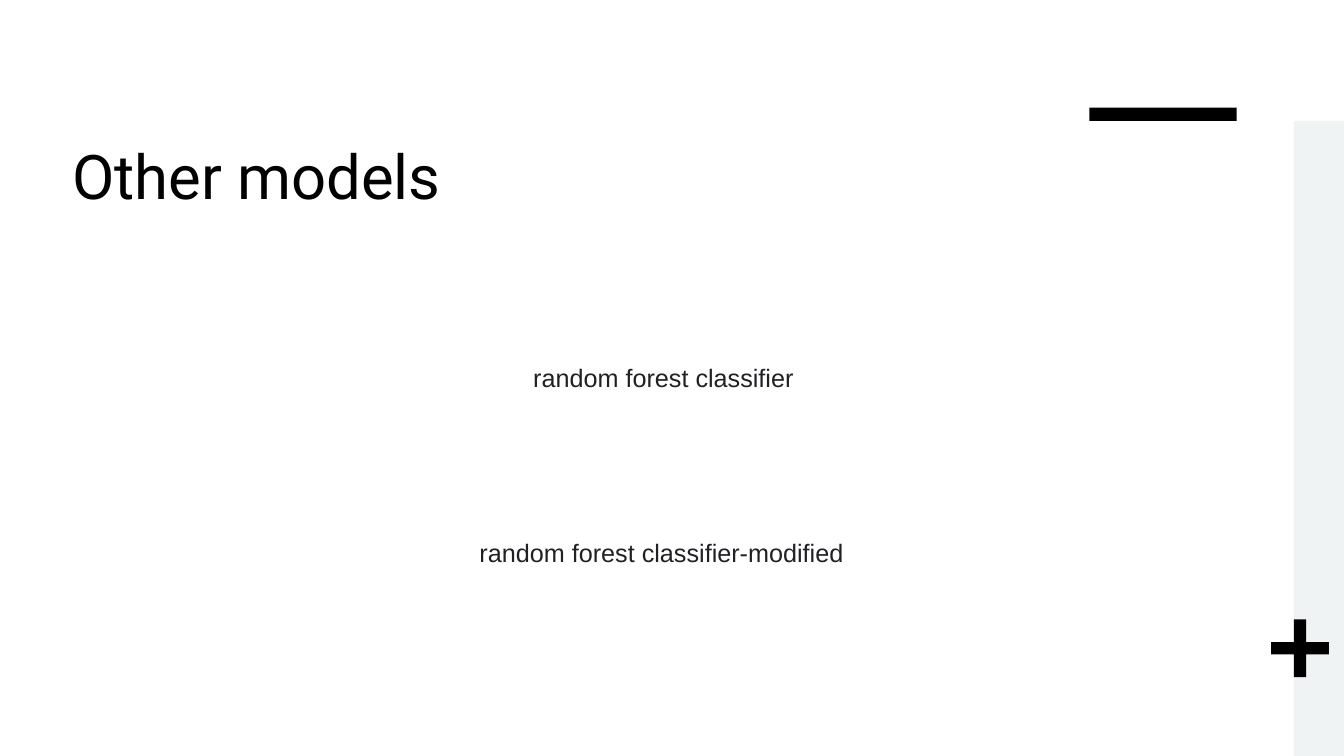
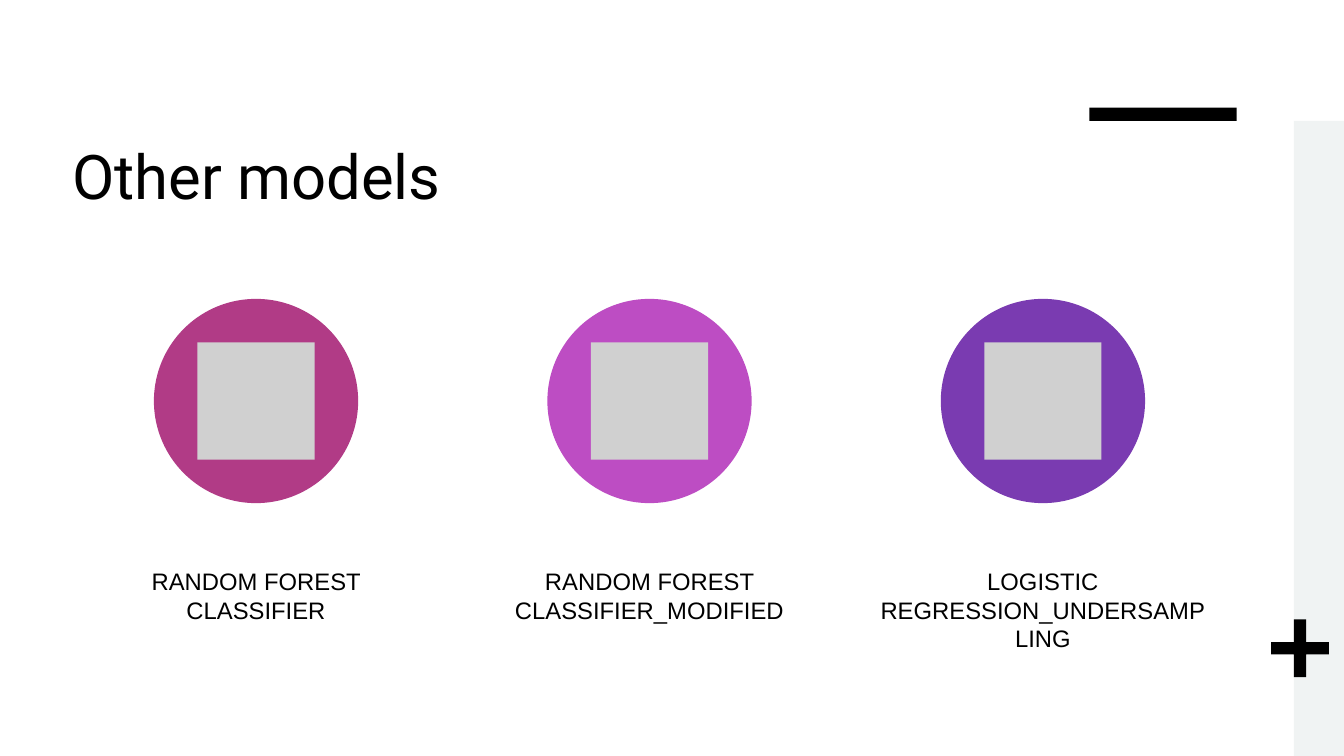
Before and after one commit to Karla-Flores/Arrests-Predictor, a slide deck: slide 5 of Group 2 - Arrest predictor.pptx. Drawn at 1344x756 pixels with LibreOffice and Linux fonts; fonts in the diff are those of the drawing; grey boxes stand for pictures. Boxes give left, top, right and bottom in pixels: in the first picture for what was removed or moved away, otherwise in the second. Text is boxed around its words. In the diff, an @@ line names an element or a change of style, - is before the commit and + after.

Commit message:
ppt update

```diff
--- a/Group 2 - Arrest predictor.pptx
+++ b/Group 2 - Arrest predictor.pptx
@@ rectangle added at <box>0,0,1344,756</box>, fill #FFFFFF @@
@@ rectangle added at <box>680,121,1294,756</box>, fill #F0F3F3 @@
@@ text at <box>152,573,361,620</box>: text changed; size 18 to 17 pt; text colour #202124 to #000000 @@
-random forest classifier
+RANDOM FOREST CLASSIFIER
@@ text at <box>515,573,784,624</box>: text changed; size 18 to 17 pt; text colour #202124 to #000000 @@
-random forest classifier-modified
+RANDOM FOREST CLASSIFIER_MODIFIED
@@ group added at <box>154,299,1205,624</box>: 3 ellipses, 3 pictures, 1 text @@
+LOGISTIC REGRESSION_UNDERSAMPLING
```
Also in this commit, not shown: 3 other slides changed, 2 slides removed.
